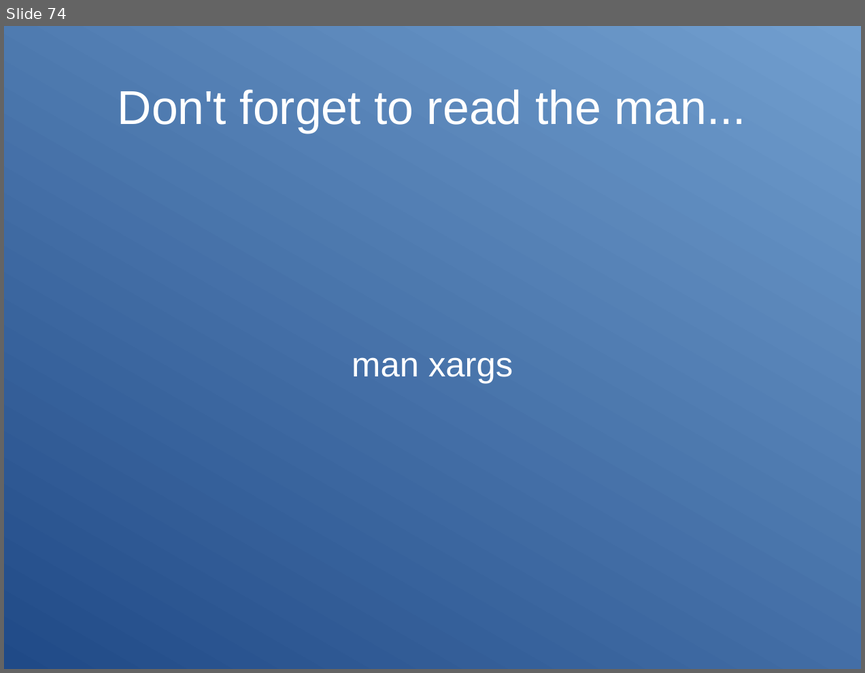
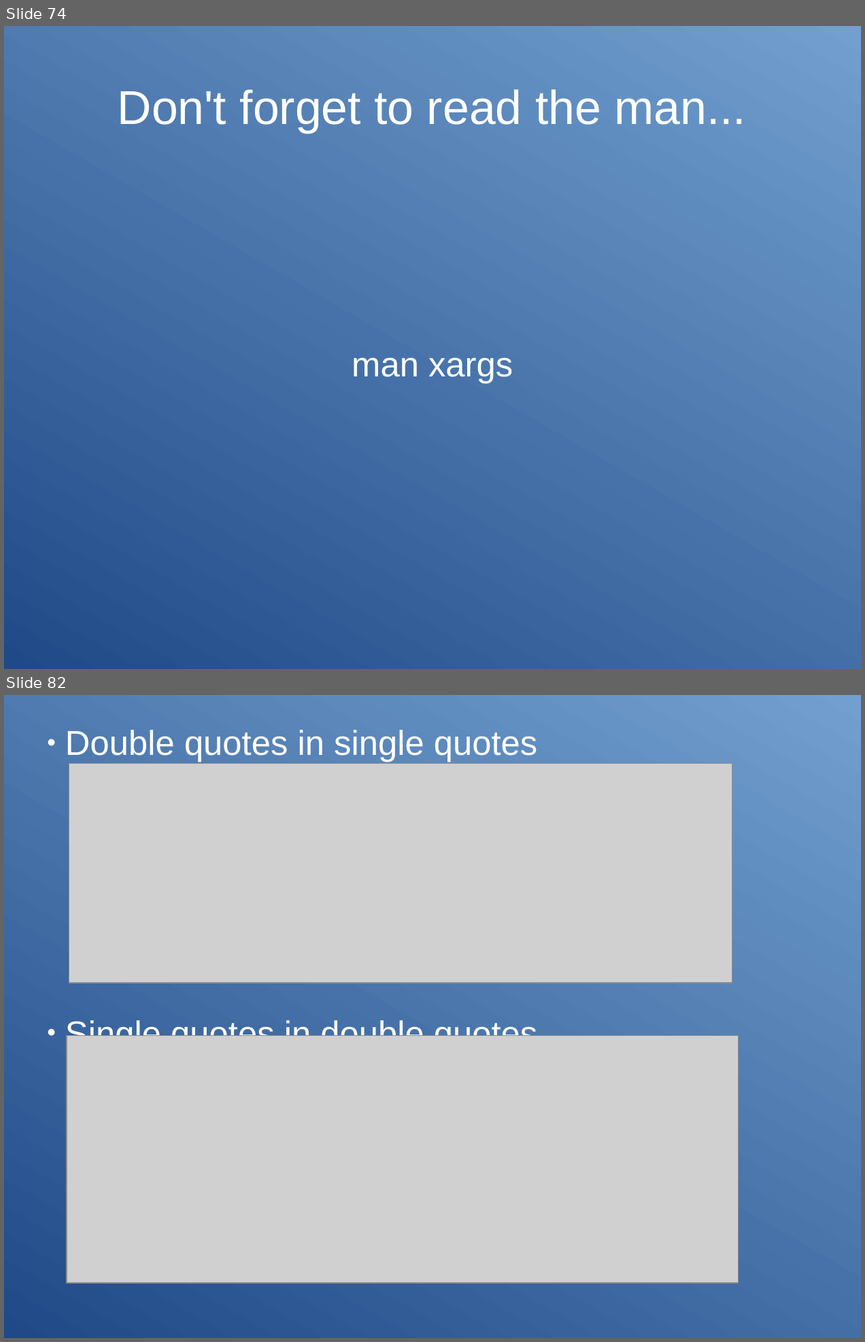
Before and after one commit to Clibre/An-introduction-to-bash, a slide deck: presentation.odp. Shown one above the other, each under a label of ours: slide 74 before the commit, slides 74 and 82 after it; the slides between them are not shown. The pictures are 865x673 and 865x1342 pixels, drawn with LibreOffice and Linux fonts; fonts in the diff are those of the drawing; grey boxes stand for pictures. Boxes give left, top, right and bottom in pixels: in the first picture for what was removed or moved away, otherwise in the second. Text is boxed around its words. In the diff, an @@ line names an element or a change of style, - is before the commit and + after.

```diff
--- a/presentation.odp
+++ b/presentation.odp
@@ slide 82 added at (x1=4, y1=695, x2=861, y2=1338), background gradient #204A87 to #729FCF @@
@@ subtitle added at (x1=65, y1=730, x2=537, y2=1052), 32 pt, text #FFFFFF @@
+● Double quotes in single quotes
+● Single quotes in double quotes
@@ picture added at (x1=69, y1=764, x2=732, y2=983) @@
@@ picture added at (x1=67, y1=1036, x2=738, y2=1283) @@
```
Also in this commit, not shown: 8 other slides added, 7 other files.
